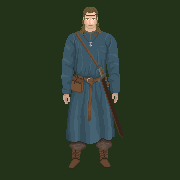
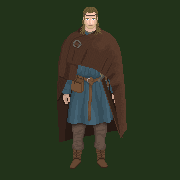
The second 180×180 image is a revision of the first. Changes to its layers:
showed "cloak copy #1", painted on it over [57, 25, 127, 142]
painted on "you" over [66, 116, 115, 169]
